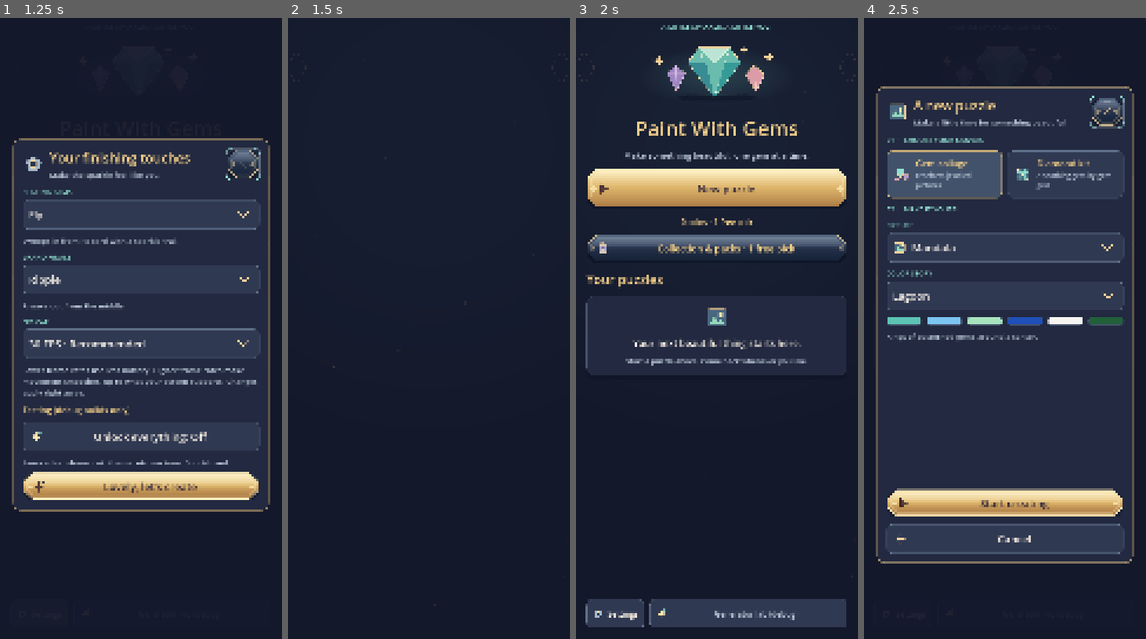
Above: before the commit, frames 1-4 (left to right).
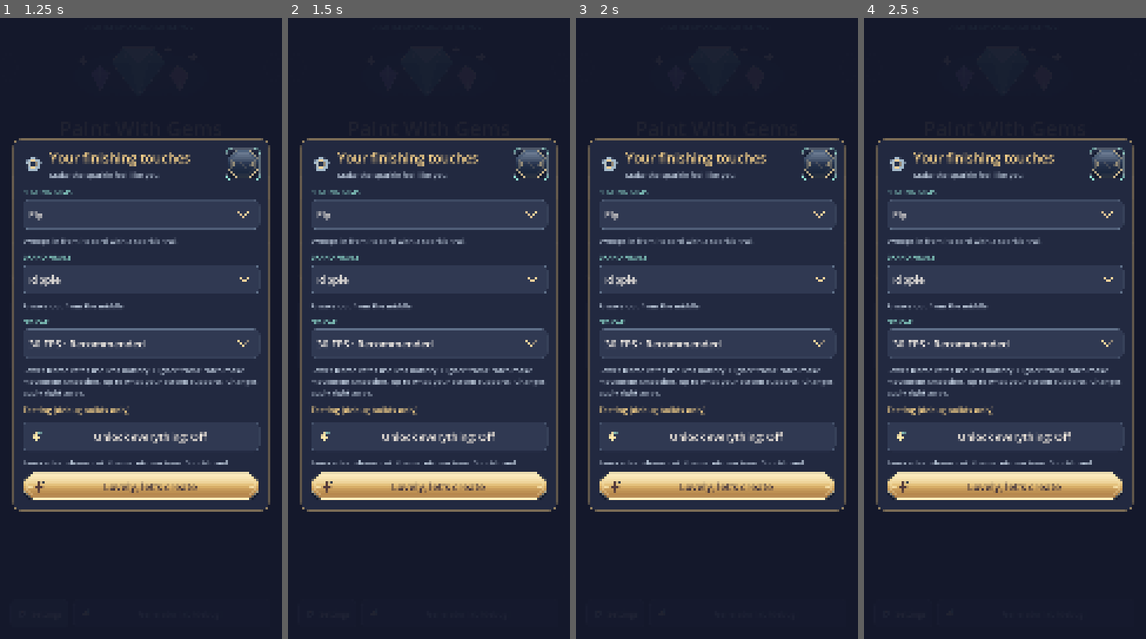
Above: after the commit, the same moments.

Repository: squishter/redesigned-octo-pancake
Game: Godot game, scene res://scenes/game/app.tscn
Same seed, same stepped clock (60 frames per second), same inputs: the game is played once before the commit and once after it.
Inputs (mouse positions are in pixels of both pictures, inside the frame that each line leads up to):
- Up to frame 1 (1.25 s): click "Settings" at 0.5 s
- Up to frame 2 (1.5 s): click "Unlock everything: Off" (after the commit: "Free purchases: Off") at 1.25 s
- Up to frame 3 (2 s): no input
- Up to frame 4 (2.5 s): click (1005, 185) at 2 s, where only the run before the commit has a clickable "New puzzle"

Frame 1 is identical in both runs. In frame 2, 25% of the frame differs, in the area x 4-96%, y 19-80%; in frame 3, 35%, in the area x 0-100%, y 1-99%; in frame 4, 23%.

Commit message:
Add a debug-only free purchases setting

Diff:
--- a/game/packs.gd
+++ b/game/packs.gd
@@ -101,7 +101,10 @@
 		catalog: Dictionary = PACKS) -> Array[Dictionary]:
 	if sold_out(pack, profile, catalog):
 		return []
-	if (with_pick and (not can_use_pick(pack, catalog) or picks(profile) <= 0)
+	if with_pick and not can_use_pick(pack, catalog):
+		return []
+	var free := SaveStore.free_purchases_enabled(profile)
+	if not free and ((with_pick and picks(profile) <= 0)
 			or (not with_pick and coins(profile) < price(pack, catalog))):
 		return []
 	var staged: Dictionary = profile.duplicate(true)
@@ -138,10 +141,11 @@
 	for item: Dictionary in rewards:
 		give(profile, item)
 	var wallet: Dictionary = profile["wallet"]
-	if with_pick:
-		wallet["picks"] = picks(profile) - 1
-	else:
-		wallet["coins"] = coins(profile) - price(pack, catalog)
+	if not free:
+		if with_pick:
+			wallet["picks"] = picks(profile) - 1
+		else:
+			wallet["coins"] = coins(profile) - price(pack, catalog)
 	return rewards
 
 
--- a/game/save_store.gd
+++ b/game/save_store.gd
@@ -29,6 +29,8 @@
 ## off (or in a release build) she has exactly what she had.
 const UNLOCK_ALL := "debug_unlock_all"
 const REAL_UNLOCKS := "_real_unlocks"
+## Debug purchases never spend the player's actual coins or free picks.
+const FREE_PURCHASES := "debug_free_purchases"
 
 
 static func load_profile() -> Dictionary:
@@ -40,6 +42,7 @@
 			profile = data
 	upgrade(profile)
 	set_unlock_all(profile, bool(profile["settings"].get(UNLOCK_ALL, false)))
+	set_free_purchases(profile, bool(profile["settings"].get(FREE_PURCHASES, false)))
 	return profile
 
 
@@ -61,6 +64,18 @@
 
 static func is_unlock_all(profile: Dictionary) -> bool:
 	return profile.has(REAL_UNLOCKS)
+
+
+static func set_free_purchases(profile: Dictionary, on: bool) -> void:
+	if on and OS.is_debug_build():
+		profile["settings"][FREE_PURCHASES] = true
+	else:
+		profile["settings"].erase(FREE_PURCHASES)
+
+
+## Also guard at purchase time so a copied debug profile cannot enable it in release.
+static func free_purchases_enabled(profile: Dictionary) -> bool:
+	return OS.is_debug_build() and profile.get("settings", {}).get(FREE_PURCHASES, false) == true
 
 
 ## A profile as loaded from JSON (any version, or {} for a new player),
--- a/scenes/game/collection_screen.gd
+++ b/scenes/game/collection_screen.gd
@@ -201,11 +201,12 @@
 	else:
 		_pack_stock.text = "Always a little more magic" if pack == "powers" else "%d discoveries still to find" % left
 	_pack_index.text = "SWIPE TO SPIN   ·   %02d / %02d" % [Packs.PACKS.keys().find(pack) + 1, Packs.PACKS.size()]
-	_free.visible = Packs.can_use_pick(pack)
-	_free.disabled = sold_out or not Packs.can_use_pick(pack) or Packs.picks(profile) <= 0
-	_buy.disabled = sold_out or Packs.coins(profile) < Packs.price(pack)
-	_buy.theme_type_variation = "" if Packs.can_use_pick(pack) else "PrimaryButton"
-	_buy.text = "%d coins" % Packs.price(pack)
+	var free := SaveStore.free_purchases_enabled(profile)
+	_free.visible = not free and Packs.can_use_pick(pack)
+	_free.disabled = free or sold_out or not Packs.can_use_pick(pack) or Packs.picks(profile) <= 0
+	_buy.disabled = sold_out or (not free and Packs.coins(profile) < Packs.price(pack))
+	_buy.theme_type_variation = "PrimaryButton" if free or not Packs.can_use_pick(pack) else ""
+	_buy.text = "Open free (debug)" if free else "%d coins" % Packs.price(pack)
 
 
 func _open(pack: String, with_pick: bool) -> void:
--- a/scenes/game/settings_dialog.gd
+++ b/scenes/game/settings_dialog.gd
@@ -22,6 +22,7 @@
 	_frame_rate_setting()
 	if show_debug_settings and OS.is_debug_build():
 		_unlock_all_setting()
+		_free_purchases_setting()
 	var done := GameTheme.button(done_text, true)
 	done.pressed.connect(close)
 	actions.add_child(done)
@@ -80,3 +81,20 @@
 	body.add_child(toggle)
 	body.add_child(UI.label("Every color, shape, cut, theme, picture type, flourish and animation, for "
 			+ "testing. Your own collection is kept and comes back when this is off.", 29, GameTheme.TEXT_DIM))
+
+
+func _free_purchases_setting() -> void:
+	var toggle := GameTheme.button("")
+	toggle.name = "FreePurchases"
+	toggle.icon = GameTheme.icon("coin")
+	toggle.theme_type_variation = "QuietButton"
+	var refresh := func() -> void:
+		toggle.text = "Free purchases: %s" % ("On" if SaveStore.free_purchases_enabled(profile) else "Off")
+	refresh.call()
+	toggle.pressed.connect(func() -> void:
+		SaveStore.set_free_purchases(profile, not SaveStore.free_purchases_enabled(profile))
+		SaveStore.save_profile(profile)
+		refresh.call())
+	body.add_child(toggle)
+	body.add_child(UI.label("Open packs without spending coins or free picks, for testing. "
+			+ "Your balances stay the same. Available only in debug builds.", 29, GameTheme.TEXT_DIM))
--- a/tests/run_menu_ui.gd
+++ b/tests/run_menu_ui.gd
@@ -94,6 +94,14 @@
 	await _layout_frames()
 	var toggle: Button = menu._settings_panel.body.find_child("UnlockAll", true, false)
 	_check(toggle != null and toggle.text.ends_with("Off"), "Debug builds offer unlock-all in settings, off")
+	var free: Button = menu._settings_panel.body.find_child("FreePurchases", true, false)
+	_check(free != null and free.text.ends_with("Off"), "Debug Settings offers free purchases, off by default")
+	free.pressed.emit()
+	_check(SaveStore.free_purchases_enabled(profile) and free.text.ends_with("On"), "Free-purchase toggle turns on immediately")
+	_check(SaveStore.free_purchases_enabled(SaveStore.load_profile()), "Free-purchase toggle persists after reloading")
+	free.pressed.emit()
+	_check(not SaveStore.free_purchases_enabled(profile) and free.text.ends_with("Off"), "Free-purchase toggle turns off immediately")
+	_check(not SaveStore.free_purchases_enabled(SaveStore.load_profile()), "Turning free purchases off persists")
 	var reloads := [0]
 	menu.reload_requested.connect(func() -> void: reloads[0] += 1)
 	toggle.pressed.emit()
@@ -326,6 +334,7 @@
 	menu._settings_panel.open()
 	await _layout_frames()
 	_check(menu._settings_panel.body.find_child("UnlockAll", true, false) == null, "Production settings hide debug unlocks")
+	_check(menu._settings_panel.body.find_child("FreePurchases", true, false) == null, "Production settings hide free purchases")
 	_check_dialog(menu._settings_panel)
 	_check_button_widths(menu, menu.size.x)
 	for cap: int in SaveStore.FPS_CAPS:
--- a/tests/run_pack_bundles.gd
+++ b/tests/run_pack_bundles.gd
@@ -16,6 +16,7 @@
 	root.content_scale_aspect = Window.CONTENT_SCALE_ASPECT_IGNORE
 	root.theme = GameTheme.build()
 	_test_payments()
+	await _test_debug_free_purchases()
 	_test_stock()
 	_test_mixed_bundle()
 	_test_newly_eligible_cuts()
@@ -102,6 +103,52 @@
 	snapshot = JSON.stringify(profile)
 	_check(Packs.open(profile, "all", false, _rng()).is_empty(), "49 coins cannot buy an Everything pack")
 	_check(JSON.stringify(profile) == snapshot, "Unaffordable Everything pack changes nothing")
+
+
+func _test_debug_free_purchases() -> void:
+	print("Debug free purchases preserve balances and respect pack availability")
+	_check(not SaveStore.free_purchases_enabled(_profile()), "Free purchases are off by default")
+	for pack: String in Packs.PACKS:
+		var profile := SaveStore.upgrade({"wallet": {"coins": 0, "picks": 0}})
+		SaveStore.set_free_purchases(profile, true)
+		var rewards := Packs.open(profile, pack, false, _rng())
+		_check(not rewards.is_empty(), "Debug mode can open %s with an empty wallet" % pack)
+		_check(Packs.coins(profile) == 0 and Packs.picks(profile) == 0, "Debug purchases never debit the wallet: " + pack)
+		_check_receipt(profile, rewards)
+		SaveStore.set_free_purchases(profile, false)
+		_check(Packs.open(profile, pack, false, _rng()).is_empty(), "Disabling debug mode restores affordability: " + pack)
+	var profile := _profile()
+	SaveStore.set_free_purchases(profile, true)
+	_check(not Packs.open(profile, "colors", true, _rng()).is_empty(), "Debug mode also allows the pick payment path")
+	_check(Packs.coins(profile) == 120 and Packs.picks(profile) == 2, "Debug mode preserves existing coin and pick balances")
+	var snapshot := JSON.stringify(profile)
+	_check(Packs.open(profile, "all", true, _rng()).is_empty(), "Everything still uses its coin purchase path")
+	_check(Packs.open(profile, "unknown", false, _rng()).is_empty(), "Free purchases reject unknown packs")
+	_check(JSON.stringify(profile) == snapshot, "Rejected debug purchases change nothing")
+	profile["unlocks"] = Unlockables.all_unlocks()
+	snapshot = JSON.stringify(profile)
+	_check(Packs.open(profile, "colors", false, _rng()).is_empty(), "Free purchases cannot open sold-out packs")
+	_check(Packs.open(profile, "all", false, _rng()).is_empty(), "Free Everything packs still require two unlockables")
+	_check(JSON.stringify(profile) == snapshot, "Sold-out debug purchases change nothing")
+	var screen := CollectionScreen.new()
+	screen.profile = SaveStore.upgrade({"wallet": {"coins": 0, "picks": 0}})
+	SaveStore.set_free_purchases(screen.profile, true)
+	root.add_child(screen)
+	screen._update_pack("all")
+	await _frames()
+	_check(not screen._buy.disabled and screen._buy.text == "Open free (debug)", "Debug UI offers a free Everything purchase")
+	_check(not screen._free.visible, "Debug UI avoids spending a free pick")
+	screen._open("all", false)
+	var saved := SaveStore.load_profile()
+	_check(SaveStore.free_purchases_enabled(saved), "Debug mode survives saving and loading")
+	_check(Packs.coins(saved) == 0 and Packs.picks(saved) == 0, "The saved wallet stays unchanged")
+	_check_receipt(saved, screen._opening.rewards)
+	SaveStore.set_free_purchases(screen.profile, false)
+	SaveStore.save_profile(screen.profile)
+	screen._update_pack("all")
+	_check(screen._buy.disabled and screen._buy.text == "50 coins", "Disabling debug mode restores normal UI prices")
+	screen.queue_free()
+	await process_frame
 
 
 func _test_stock() -> void:
Not shown, changed: README.md
